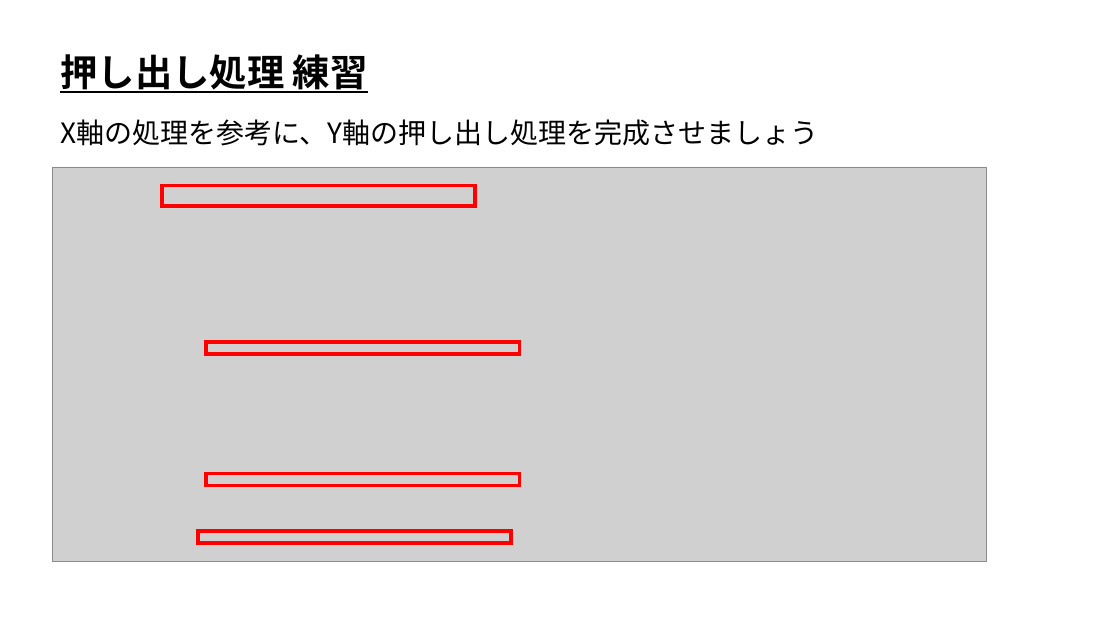
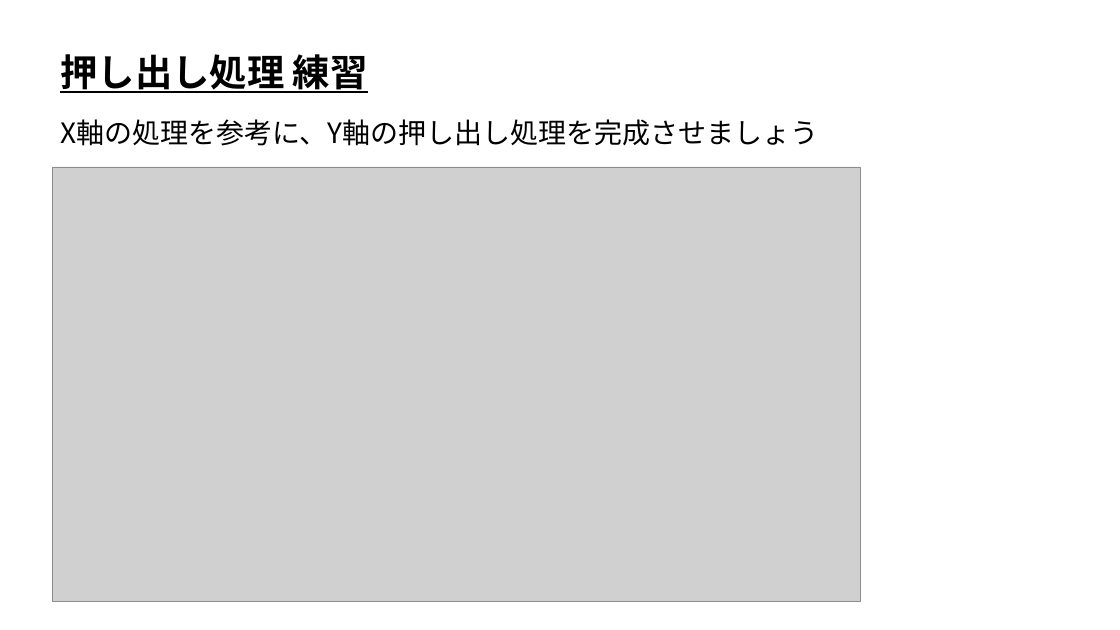
Before and after one commit to ArakiYusuke-Ohara/Textbook, a slide deck: slide 11 of ゲーム科1年/00_前期/ゲームプログラミングⅢ/04_押し出し処理.pptx (slide 10 before the commit). Drawn at 1120x630 pixels with LibreOffice and Linux fonts; fonts in the diff are those of the drawing; grey boxes stand for pictures. Boxes give left, top, right and bottom in pixels: in the first picture for what was removed or moved away, otherwise in the second. Text is boxed around its words. In the diff, an @@ line names an element or a change of style, - is before the commit and + after.

```diff
--- a/ゲーム科1年/00_前期/ゲームプログラミングⅢ/04_押し出し処理.pptx
+++ b/ゲーム科1年/00_前期/ゲームプログラミングⅢ/04_押し出し処理.pptx
@@ picture: place and size @@
-picture at (52, 167, 986, 562)
+picture at (52, 167, 860, 602)
@@ rectangle removed at (162, 186, 476, 207) @@
@@ rectangle removed at (206, 342, 519, 354) @@
@@ rectangle removed at (206, 473, 519, 485) @@
@@ rectangle removed at (198, 531, 512, 543) @@
```
Also in this commit, not shown: 7 other slides changed, 1 slide added, 8 other files.
